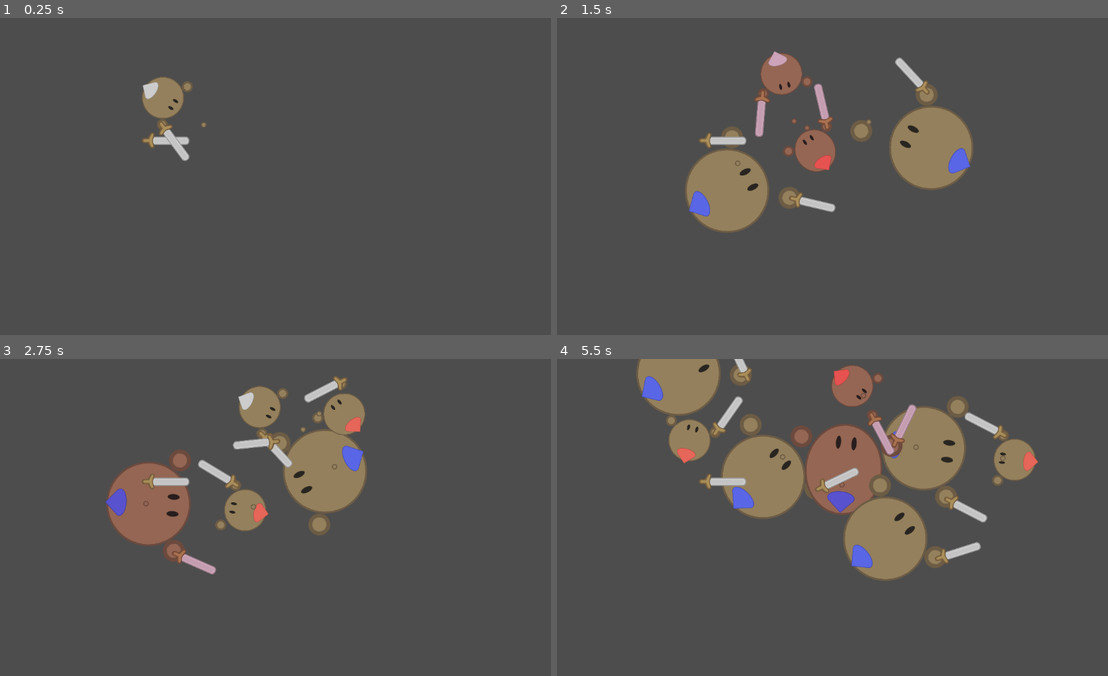
Above: before the commit, frames 1-4 (two rows, left to right).
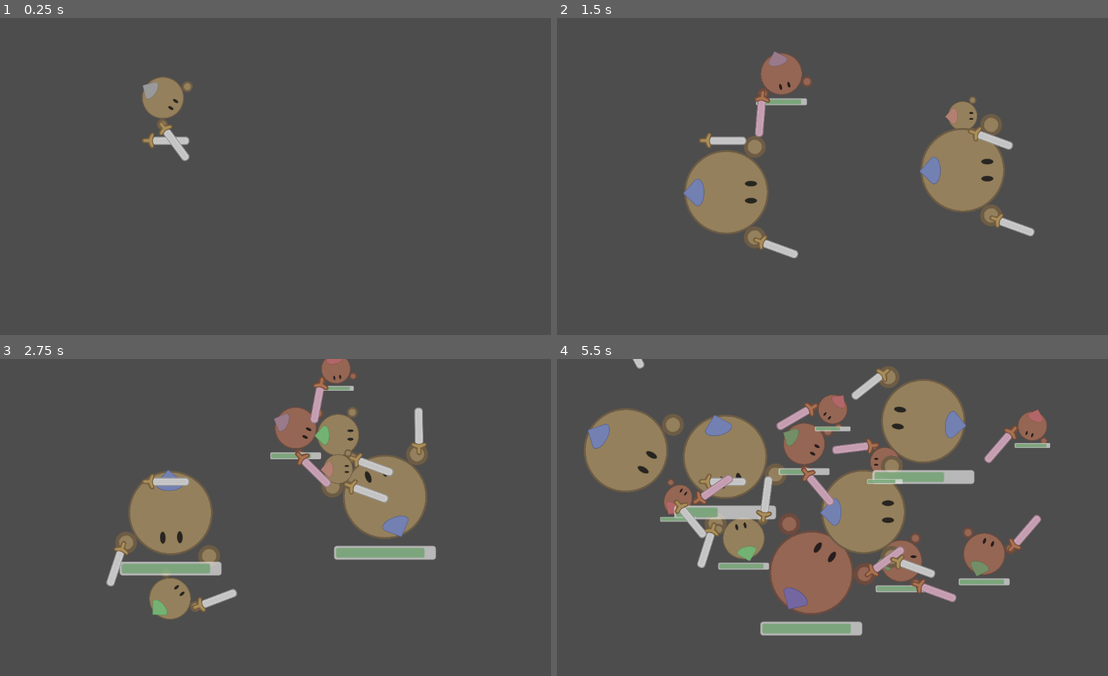
Above: after the commit, the same moments.

Repository: westonkelliher/GodotDemos
Game: Godot game, scene res://stage.tscn
The game is run twice, just before and just after one commit, with the same random seed, the same clock (stepped at 60 frames per second) and the same inputs.
Inputs (mouse positions are in pixels of both pictures, inside the frame that each line leads up to):
- Up to frame 1 (0.25 s): no input
- Up to frame 2 (1.5 s): tap Enter at 0.5 s; move the mouse to (964, 160) at 0.52 s; hold D (move_right) 0.53-1.28 s; tap 1 (spawn_1) at 0.6 s; tap Space (ui_select) at 0.77 s; tap 2 (spawn_2) at 0.8, 1.35 s; move the mouse to (727, 192) at 1.27 s; hold S (move_down) from 1.28 s (still down)
- Up to frame 3 (2.75 s): tap Space (ui_select) at 1.52 s; tap 3 (spawn_3) at 1.55, 2.1 s; move the mouse to (336, 447) at 2.02 s; release S (move_down) at 2.03 s; hold D (move_right) from 2.03 s (still down); tap 1 (spawn_1) at 2.3 s
- Up to frame 4 (5.5 s): move the mouse to (810, 580) at 2.77 s; release D (move_right) at 2.78 s; hold W (move_up) 2.78-3.53 s; tap Shift (run) at 2.85 s; tap Space (ui_select) at 3.02, 3.77, 4.52 s; tap 2 (spawn_2) at 3.05, 4.35, 5.3 s; move the mouse to (1008, 565) at 3.52 s; hold A (move_left) 3.53-5.03 s; tap 1 (spawn_1) at 3.6, 4.55 s; tap 3 (spawn_3) at 3.8, 5.1 s; move the mouse to (667, 469) at 4.27 s; move the mouse to (865, 517) at 5.02 s; hold S (move_down) from 5.03 s (still down)

The runs differ from the first frame. In frame 1, 0.1% of the frame differs, in the area x 25-38%, y 20-35%; in frame 2, 8.9%; in frame 3, 18%; in frame 4, 32%, in the area x 4-90%, y 0-88%.

Commit message:
CombatUnits: health bars and death

Diff:
--- a/CombatUnits/HitBox.gd
+++ b/CombatUnits/HitBox.gd
@@ -2,7 +2,7 @@
 extends Area2D
 
 
-@export var damage := 10
+@export var damage := 1
 @export var impact := 40000.0
 @export var wielder: Guy = null
 #var impulse
--- a/CombatUnits/guy.gd
+++ b/CombatUnits/guy.gd
@@ -2,15 +2,17 @@
 extends RigidBody2D
 
 #
-enum Team {GRAY, RED, BLUE}
+enum Team {GRAY, RED, BLUE, GREEN}
 static var TeamColors := {
-	Team.GRAY: Color(.8, .8, .8),
-	Team.RED: Color(.9, .4, .35),
-	Team.BLUE: Color(.35, .4, .9),
+	Team.GRAY: Color(.6, .6, .6),
+	Team.RED: Color(.7, .5, .45),
+	Team.BLUE: Color(.45, .5, .7),
+	Team.GREEN: Color(.45, .7, .45)
 }
 
 #
 signal wants_target(guy: Guy)
+signal death(guy: Guy)
 
 #
 @export var is_controlled := false
@@ -46,6 +48,8 @@
 		target = value
 		if target != null:
 			has_target = true
+			if target is Guy:
+				target.death.connect(on_target_died)
 		else:
 			has_target = false
 	get:
@@ -53,6 +57,19 @@
 var target_position := Vector2.ZERO
 var has_target := false
 var can_attack := true
+
+@export var MAX_HEALTH := 10
+var health: float :
+	set(value):
+		health = value
+		var bar: HealthBar = $D/HealthBar
+		bar.set_progress(health/MAX_HEALTH)
+		bar.visible = health != MAX_HEALTH
+		#
+		if health <= 0:
+			death.emit(self)
+	get:
+		return health
 
 
 func _ready() -> void:
@@ -60,9 +77,12 @@
 	$Body/Hand.held_item.set_wielder(self)
 	team = team
 	linear_damp = RESTING_DAMP
+	health = MAX_HEALTH
 
 func _process(delta: float) -> void:
 	$Clothing.global_position = $Body/HatSpot.global_position
+	$D/HealthBar.global_position = global_position + Vector2(0, 50)*$Body.scale.x
+	$D/HealthBar.scale = $Body.scale
 
 func _physics_process(delta: float) -> void:
 	if is_controlled:
@@ -174,6 +194,7 @@
 func get_hit(attack: Attack) -> void:
 	$Animation.play("hit")
 	self.apply_impulse(attack.get_impulse())
+	health -= attack.get_damage()
 	$HitStunTimer.start()
 	modulate = Color(1.0, 0.8, 0.9)
 
@@ -207,3 +228,8 @@
 func _on_retarget_timer_timeout() -> void:
 	wants_target.emit(self)
 	$RetargetTimer.start(0.5+randf()*10.0)
+
+func on_target_died(target: Node2D) -> void:
+	target = null
+	has_target = false
+	wants_target.emit(self)
--- a/CombatUnits/guy.tscn
+++ b/CombatUnits/guy.tscn
@@ -1,10 +1,11 @@
-[gd_scene load_steps=13 format=3 uid="uid://c3llbbs11olsu"]
+[gd_scene load_steps=14 format=3 uid="uid://c3llbbs11olsu"]
 
 [ext_resource type="Texture2D" uid="uid://jybaqel04xyd" path="res://guy.png" id="1_kymau"]
 [ext_resource type="Script" path="res://guy.gd" id="1_mgahl"]
 [ext_resource type="Script" path="res://HurtBox.gd" id="2_lehs3"]
 [ext_resource type="PackedScene" uid="uid://dhnjwp6phamtf" path="res://hand.tscn" id="4_i82hd"]
 [ext_resource type="Texture2D" uid="uid://dulljsgrh3tdu" path="res://hat.png" id="5_fbcmo"]
+[ext_resource type="PackedScene" uid="uid://b2uduvsvbxgja" path="res://health_bar.tscn" id="5_j1w1r"]
 [ext_resource type="Texture2D" uid="uid://rclhgeeerj2y" path="res://hand.png" id="6_d8ogo"]
 
 [sub_resource type="PhysicsMaterial" id="PhysicsMaterial_jmby7"]
@@ -89,17 +90,27 @@
 [node name="HatSpot" type="Marker2D" parent="Body"]
 position = Vector2(-34, 0)
 
-[node name="Animation" type="AnimationPlayer" parent="."]
-libraries = {
-"": SubResource("AnimationLibrary_m2kfr")
-}
+[node name="HealthSpot" type="Marker2D" parent="Body"]
+position = Vector2(0, 51)
+
+[node name="D" type="Node" parent="."]
+
+[node name="HealthBar" parent="D" instance=ExtResource("5_j1w1r")]
+modulate = Color(1, 1, 1, 0.7)
+position = Vector2(0, 51)
 
 [node name="Clothing" type="Sprite2D" parent="."]
 position = Vector2(-33, 0)
 scale = Vector2(0.2, 0.2)
 texture = ExtResource("5_fbcmo")
 
+[node name="Animation" type="AnimationPlayer" parent="."]
+libraries = {
+"": SubResource("AnimationLibrary_m2kfr")
+}
+
 [node name="Marker2D" type="Marker2D" parent="."]
+visible = false
 position = Vector2(100, 0)
 
 [node name="Sprite2D" type="Sprite2D" parent="Marker2D"]
--- a/CombatUnits/hand.tscn
+++ b/CombatUnits/hand.tscn
@@ -7,6 +7,33 @@
 [sub_resource type="CapsuleShape2D" id="CapsuleShape2D_cg185"]
 radius = 14.2583
 height = 40.0
+
+[sub_resource type="Animation" id="Animation_ofa2f"]
+length = 0.001
+tracks/0/type = "value"
+tracks/0/imported = false
+tracks/0/enabled = true
+tracks/0/path = NodePath("Pivot:position")
+tracks/0/interp = 1
+tracks/0/loop_wrap = true
+tracks/0/keys = {
+"times": PackedFloat32Array(0),
+"transitions": PackedFloat32Array(1),
+"update": 0,
+"values": [Vector2(0, 0)]
+}
+tracks/1/type = "value"
+tracks/1/imported = false
+tracks/1/enabled = true
+tracks/1/path = NodePath("Pivot/HitBox/CollisionShape2D:disabled")
+tracks/1/interp = 1
+tracks/1/loop_wrap = true
+tracks/1/keys = {
+"times": PackedFloat32Array(0),
+"transitions": PackedFloat32Array(1),
+"update": 1,
+"values": [true]
+}
 
 [sub_resource type="Animation" id="Animation_3sr5s"]
 resource_name = "swing"
@@ -37,33 +64,6 @@
 "values": [true, false, true]
 }
 
-[sub_resource type="Animation" id="Animation_ofa2f"]
-length = 0.001
-tracks/0/type = "value"
-tracks/0/imported = false
-tracks/0/enabled = true
-tracks/0/path = NodePath("Pivot:position")
-tracks/0/interp = 1
-tracks/0/loop_wrap = true
-tracks/0/keys = {
-"times": PackedFloat32Array(0),
-"transitions": PackedFloat32Array(1),
-"update": 0,
-"values": [Vector2(0, 0)]
-}
-tracks/1/type = "value"
-tracks/1/imported = false
-tracks/1/enabled = true
-tracks/1/path = NodePath("Pivot/HitBox/CollisionShape2D:disabled")
-tracks/1/interp = 1
-tracks/1/loop_wrap = true
-tracks/1/keys = {
-"times": PackedFloat32Array(0),
-"transitions": PackedFloat32Array(1),
-"update": 1,
-"values": [true]
-}
-
 [sub_resource type="AnimationLibrary" id="AnimationLibrary_ibofv"]
 _data = {
 "RESET": SubResource("Animation_ofa2f"),
@@ -90,7 +90,6 @@
 [node name="HitBox" type="Area2D" parent="Pivot"]
 position = Vector2(-5.21322, -5.55179)
 rotation = -0.349066
-scale = Vector2(1, 1)
 script = ExtResource("3_xsn05")
 impact = 90000.0
 
--- /dev/null
+++ b/CombatUnits/health_bar.gd
@@ -0,0 +1,24 @@
+extends Node2D
+class_name HealthBar
+
+#### Constants ####
+const START_WIDTH = 4.0
+const END_WIDTH = 100.0
+
+
+#### Members ####
+var _fill := 0.0
+var _shown_fill := 0.0
+
+#### Builtins ####
+func _process(delta: float) -> void:
+	var move_amt: float = 0.005 + abs(_fill - _shown_fill)*10.0*delta
+	_shown_fill = move_toward(_shown_fill, _fill, move_amt)
+	if _fill == 0.0:
+		_shown_fill = 0.0
+	$Fill.size.x = lerp(START_WIDTH, END_WIDTH, _shown_fill)
+
+
+#### Other ####
+func set_progress(p: float) -> void:
+	_fill = clamp(p, 0.0, 1.0)
--- /dev/null
+++ b/CombatUnits/health_bar.tscn
@@ -0,0 +1,37 @@
+[gd_scene load_steps=4 format=3 uid="uid://b2uduvsvbxgja"]
+
+[ext_resource type="Script" path="res://health_bar.gd" id="1_34gck"]
+
+[sub_resource type="StyleBoxFlat" id="StyleBoxFlat_3hhdb"]
+bg_color = Color(0.901961, 0.901961, 0.901961, 1)
+corner_radius_top_left = 3
+corner_radius_top_right = 3
+corner_radius_bottom_right = 3
+corner_radius_bottom_left = 3
+
+[sub_resource type="StyleBoxFlat" id="StyleBoxFlat_ivq7r"]
+bg_color = Color(0.392157, 0.611765, 0.392157, 1)
+corner_radius_top_left = 2
+corner_radius_top_right = 2
+corner_radius_bottom_right = 2
+corner_radius_bottom_left = 2
+
+[node name="HealthBar" type="Node2D"]
+script = ExtResource("1_34gck")
+
+[node name="Outer" type="Panel" parent="."]
+anchors_preset = 5
+anchor_left = 0.5
+anchor_right = 0.5
+offset_left = -52.0
+offset_right = 52.0
+offset_bottom = 14.0
+grow_horizontal = 2
+theme_override_styles/panel = SubResource("StyleBoxFlat_3hhdb")
+
+[node name="Fill" type="Panel" parent="."]
+offset_left = -50.0
+offset_top = 2.0
+offset_right = -46.0
+offset_bottom = 12.0
+theme_override_styles/panel = SubResource("StyleBoxFlat_ivq7r")
--- a/CombatUnits/stage.gd
+++ b/CombatUnits/stage.gd
@@ -1,8 +1,10 @@
 extends Node2D
 
+var targetables := []
 
 func _ready() -> void:
 	#$Sword.set_team(Guy.Team.RED)
+	targetables.append($Guy)
 	pass
 
 func _physics_process(delta: float) -> void:
@@ -10,28 +12,34 @@
 		$Sword/Animation.play("slash")
 	var mouse_loc := get_viewport().get_mouse_position()
 	if Input.is_action_just_pressed("spawn_1"):
-		spawn_unit(Guy.Team.RED, mouse_loc)
+		spawn_unit(Guy.Team.RED, mouse_loc, 0.7)
 	if Input.is_action_just_pressed("spawn_2"):
-		spawn_unit(Guy.Team.BLUE, mouse_loc)
+		spawn_unit(Guy.Team.BLUE, mouse_loc, 2.0)
+	if Input.is_action_just_pressed("spawn_3"):
+		spawn_unit(Guy.Team.GREEN, mouse_loc, 1.0)
 
-func spawn_unit(team: Guy.Team, loc: Vector2) -> void:
+func spawn_unit(team: Guy.Team, loc: Vector2, size: float) -> void:
 	var guy := preload("res://guy.tscn").instantiate()
 	guy.position = loc
 	guy.team = team
-	if team == Guy.Team.BLUE:
-		guy.set_size(2.0)
-	guy.target = $Targetables/Guy
+	guy.set_size(size)
 	guy.wants_target.connect(give_target)
-	$Targetables.add_child(guy)
+	guy.death.connect(handle_death)
+	add_child(guy)
+	targetables.append(guy)
 
 func give_target(guy: Guy) -> void:
 	var nearest: Node2D = null
 	var near_dist: float = 0.0
-	for child in $Targetables.get_children():
+	print(targetables)
+	for child: Node2D in targetables:
 		if child == guy:
 			continue
 		if child is Guy and child.team == guy.team:
 			continue
+		print("---	")
+		print(guy.global_position)
+		print(child.global_position)
 		var child_dist := guy.global_position.distance_to(child.global_position)
 		if nearest == null:
 			nearest = child
@@ -42,3 +50,7 @@
 			near_dist = child_dist
 	guy.target = nearest
 	print("targ:::: " + str(guy.target))
+
+func handle_death(guy: Guy) -> void:
+	targetables.erase(guy)
+	guy.queue_free()
--- a/CombatUnits/stage.tscn
+++ b/CombatUnits/stage.tscn
@@ -10,8 +10,6 @@
 [node name="Sword" parent="." instance=ExtResource("1_lv071")]
 position = Vector2(303, 251)
 
-[node name="Targetables" type="Node2D" parent="."]
-
-[node name="Guy" parent="Targetables" instance=ExtResource("2_rjuyv")]
+[node name="Guy" parent="." instance=ExtResource("2_rjuyv")]
 position = Vector2(333, 163)
 is_controlled = true
